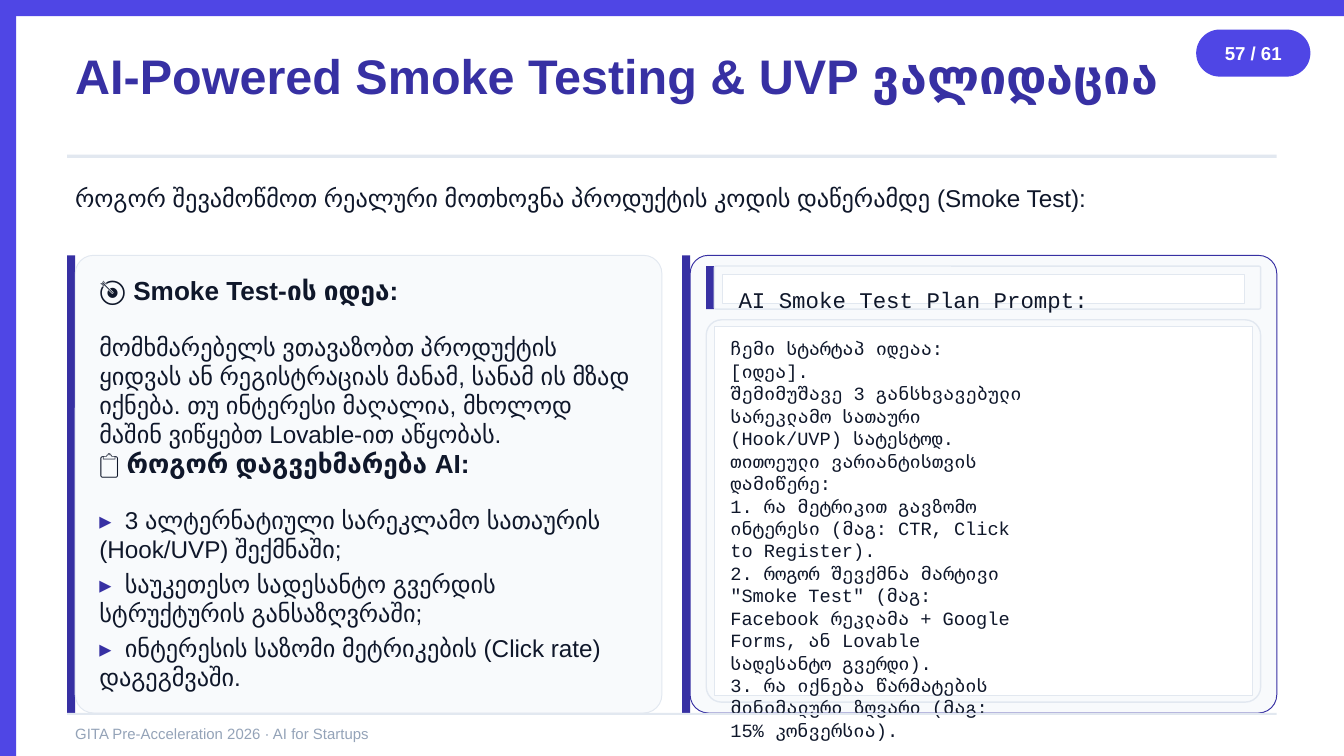
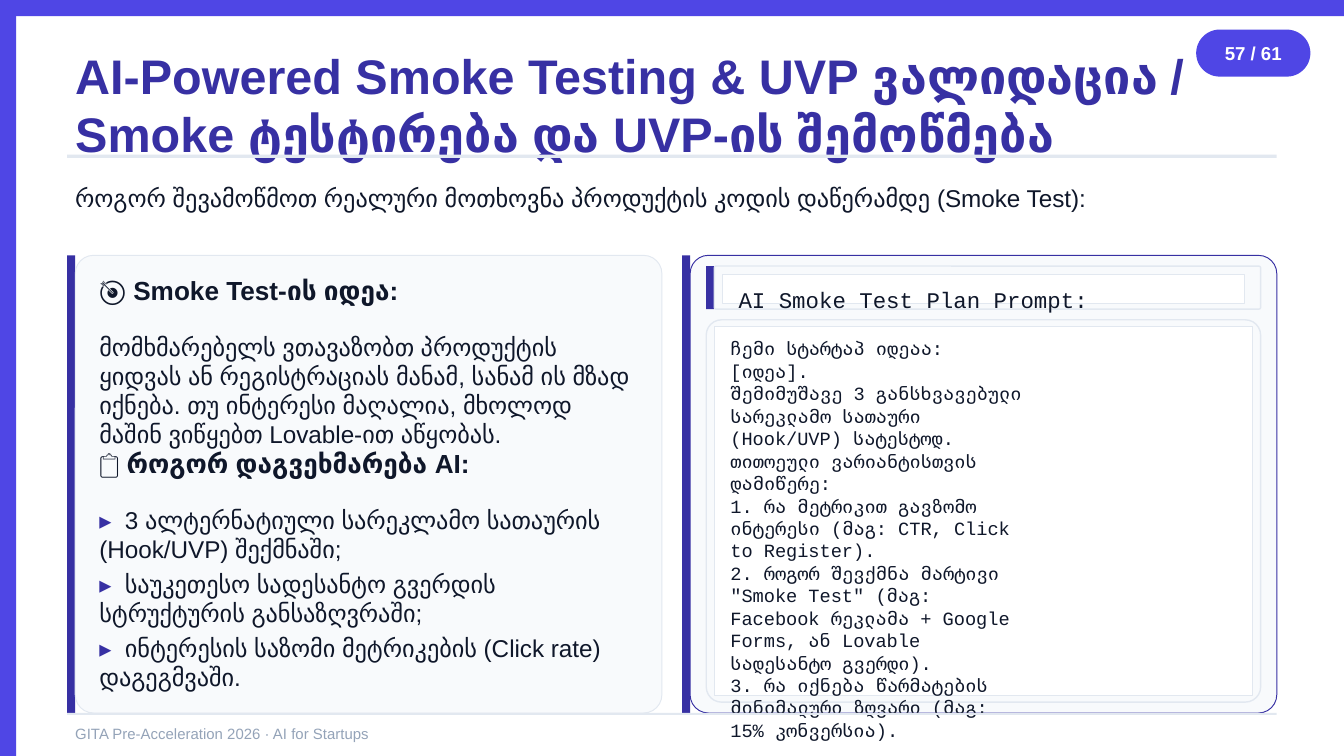
Before and after one commit to basilaia123/ai2026, a slide deck: slide 57 of GITA/Pre-Acceleration/2026-5h-AI-for-Startups/day1-slides.pptx. Drawn at 1344x756 pixels with LibreOffice and Linux fonts; fonts in the diff are those of the drawing. Boxes give left, top, right and bottom in pixels: in the first picture for what was removed or moved away, otherwise in the second. Text is boxed around its words. In the diff, an @@ line names an element or a change of style, - is before the commit and + after.

```diff
--- a/GITA/Pre-Acceleration/2026-5h-AI-for-Startups/day1-slides.pptx
+++ b/GITA/Pre-Acceleration/2026-5h-AI-for-Startups/day1-slides.pptx
@@ text at [75, 59, 1158, 162]: text changed @@
-AI-Powered Smoke Testing & UVP ვალიდაცია
+AI-Powered Smoke Testing & UVP ვალიდაცია / Smoke ტესტირება და UVP-ის შემოწმება
```
Also in this commit, not shown: 29 other slides changed, 3 other files.
